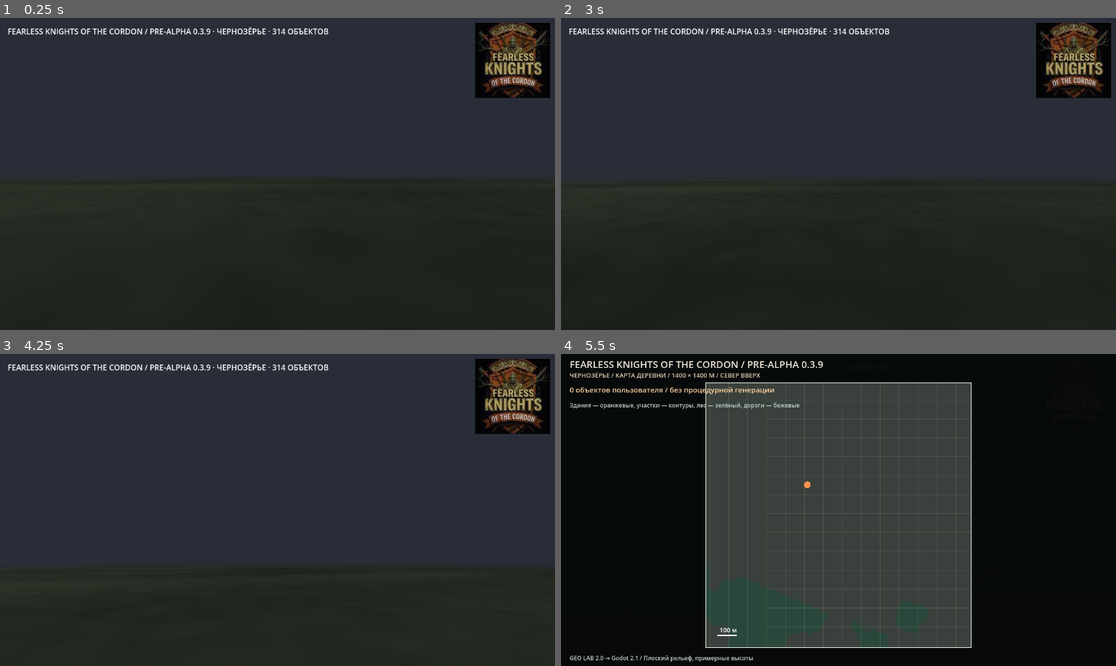
Above: before the commit, frames 1-4 (two rows, left to right).
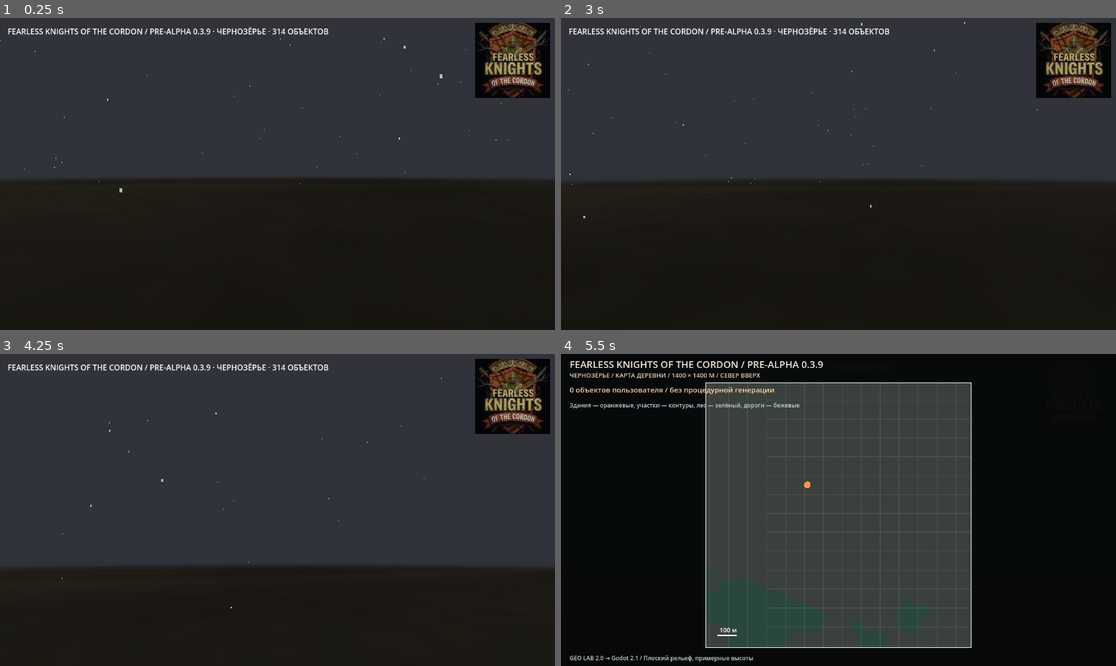
Above: after the commit, the same moments.

Repository: blacklambcult/chernozerye
Game: Godot game, scene res://main.tscn
The game is run twice, just before and just after one commit, with the same random seed, the same clock (stepped at 60 frames per second) and the same inputs.
Inputs (mouse positions are in pixels of both pictures, inside the frame that each line leads up to):
- Up to frame 1 (0.25 s): no input
- Up to frame 2 (3 s): tap Enter at 0.5, 2 s; move the mouse to (960, 158) at 0.52 s; hold D 0.53-1.28 s; tap M at 0.6, 2.85 s; click (960, 158) at 0.67 s; tap Space at 0.77, 1.25, 1.52, 2.75 s; move the mouse to (727, 189) at 1.27 s; hold S 1.28-2.03 s; tap Shift at 1.35 s; move the mouse to (894, 105) at 2.02 s; hold D 2.03-2.78 s; tap H at 2.1 s; move the mouse to (810, 236) at 2.77 s; hold W from 2.78 s (still down); click (810, 236) at 2.92 s
- Up to frame 3 (4.25 s): keep holding W; tap Space at 3.02, 3.77 s; tap Enter at 3.5 s; move the mouse to (316, 513) at 3.52 s; hold Shift from 3.53 s (still down)
- Up to frame 4 (5.5 s): keep holding W; tap Space at 4.25, 4.52 s; move the mouse to (794, 506) at 4.27 s; release Shift at 4.28 s; tap H at 4.35 s; move the mouse to (844, 510) at 5.02 s; tap M at 5.1 s; click (844, 510) at 5.17 s

The runs differ from the first frame. In frame 1, less than 0.1% of the frame differs, in the area x 0-92%, y 6-56%; in frame 2, less than 0.1%; in frame 3, less than 0.1%; in frame 4, less than 0.1%.

Commit message:
feat(november): misty late-autumn lighting, damp ground and player-following light snow

Diff:
--- a/godot/world.gd
+++ b/godot/world.gd
@@ -6,6 +6,7 @@
 const MANUAL_FILE := "res://manual_layout.json"
 const GAME_TITLE := "Fearless Knights of the Cordon"
 const GAME_STAGE := "Pre-Alpha 0.3.9"
+const SEASON := "NOVEMBER"
 const GAME_HUD_TITLE := "FEARLESS KNIGHTS OF THE CORDON / PRE-ALPHA 0.3.9 · ЧЕРНОЗЁРЬЕ · 314 ОБЪЕКТОВ"
 var manual_mode := false
 var manual_button: Button
@@ -68,6 +69,53 @@
     # Load the manual 314-object village from the first playable frame.
     # The original sector/preview buttons are no longer part of the player HUD.
     _activate_default_village()
+    _create_november_snow()
+
+func _create_november_snow() -> void:
+    # CPUParticles3D works in the GL Compatibility Web renderer. Follow the
+    # player but keep local_coords=false so falling flakes do not teleport
+    # with footsteps. No accumulating snow: November is still wet and muddy.
+    var player := get_node_or_null("Player") as CharacterBody3D
+    if player == null:
+        push_warning("November snow skipped: Player missing")
+        return
+    var snow := CPUParticles3D.new()
+    snow.name = "NovemberSnow"
+    snow.amount = 340
+    snow.lifetime = 11.0
+    snow.preprocess = 11.0
+    snow.explosiveness = 0.0
+    snow.randomness = 0.62
+    snow.local_coords = false
+    snow.emission_shape = CPUParticles3D.EMISSION_SHAPE_BOX
+    snow.emission_box_extents = Vector3(24.0, 8.0, 24.0)
+    snow.position = Vector3(0.0, 13.0, 0.0)
+    snow.direction = Vector3(0.14, -1.0, 0.09)
+    snow.spread = 13.0
+    snow.initial_velocity_min = 0.50
+    snow.initial_velocity_max = 1.05
+    snow.gravity = Vector3(0.07, -0.36, 0.03)
+    snow.scale_amount_min = 0.65
+    snow.scale_amount_max = 1.12
+    snow.visibility_aabb = AABB(Vector3(-40.0, -28.0, -40.0),
+        Vector3(80.0, 50.0, 80.0))
+    var flake := QuadMesh.new()
+    flake.size = Vector2(0.047, 0.072)
+    var snow_material := StandardMaterial3D.new()
+    snow_material.albedo_color = Color(0.84, 0.88, 0.91, 0.78)
+    snow_material.transparency = BaseMaterial3D.TRANSPARENCY_ALPHA
+    snow_material.shading_mode = BaseMaterial3D.SHADING_MODE_UNSHADED
+    snow_material.billboard_mode = BaseMaterial3D.BILLBOARD_ENABLED
+    snow_material.cull_mode = BaseMaterial3D.CULL_DISABLED
+    snow_material.no_depth_test = false
+    snow_material.depth_draw_mode = BaseMaterial3D.DEPTH_DRAW_OPAQUE_ONLY
+    flake.material = snow_material
+    snow.mesh = flake
+    player.add_child(snow)
+    snow.emitting = true
+    print("NOVEMBER_SNOW_READY: cpu=true amount=", snow.amount,
+        " follow_player=true drift=light")
+
 
 func _activate_default_village() -> void:
     if not manual_mode:
@@ -125,8 +173,8 @@
     return mat
 
 func _create_manual_ground_material() -> StandardMaterial3D:
-    # Preserve the 130 drawn features: only the base terrain between them is tinted.
-    # Coarse, non-checkerboard soil variation gives close-up detail at PS1 resolution.
+    # November: soaked brown-grey earth, almost no summer green. Geography
+    # and ground collisions remain unchanged; only color varies spatially.
     var img := Image.create(128, 128, false, Image.FORMAT_RGBA8)
     var rng := RandomNumberGenerator.new()
     rng.seed = 19961007
@@ -135,10 +183,10 @@
             var broad := sin(float(x) * 0.11) * cos(float(y) * 0.07) * 0.055
             var swirls := sin(float(x) * 0.28 + float(y) * 0.17) * 0.027
             var noise := rng.randf_range(-0.032, 0.032)
-            var value := clampf(0.49 + broad + swirls + noise, 0.34, 0.63)
-            img.set_pixel(x, y, Color(value * 0.82, value * 0.86, value * 0.72))
+            var value := clampf(0.39 + broad * 0.7 + swirls * 0.65 + noise * 0.6, 0.31, 0.48)
+            img.set_pixel(x, y, Color(value * 0.96, value * 0.87, value * 0.74))
     img.generate_mipmaps()
-    var mat := _material(Color("#a4ab9d"))
+    var mat := _material(Color("#98968c"))
     mat.albedo_texture = ImageTexture.create_from_image(img)
     mat.texture_filter = BaseMaterial3D.TEXTURE_FILTER_LINEAR_WITH_MIPMAPS
     mat.uv1_scale = Vector3(21.0, 21.0, 1.0)
@@ -607,33 +655,33 @@
     if _night_environment != null:
         _night_environment.background_mode = Environment.BG_COLOR
         # Godot Compatibility Web: artistic depth fog, not unsupported volumetric fog.
-        _night_environment.background_color = Color("#303548") if manual_mode else Color("#575b69")
+        _night_environment.background_color = Color("#303441") if manual_mode else Color("#575b69")
         _night_environment.ambient_light_source = Environment.AMBIENT_SOURCE_COLOR
-        _night_environment.ambient_light_color = Color("#a0aab2") if manual_mode else Color("#b0a9a4")
-        _night_environment.ambient_light_energy = 0.70 if manual_mode else 0.82
+        _night_environment.ambient_light_color = Color("#a1a6aa") if manual_mode else Color("#b0a9a4")
+        _night_environment.ambient_light_energy = 0.67 if manual_mode else 0.82
         _night_environment.reflected_light_source = Environment.REFLECTION_SOURCE_DISABLED if manual_mode else Environment.REFLECTION_SOURCE_BG
         _night_environment.glow_enabled = false
-        _night_environment.tonemap_exposure = 1.04 if manual_mode else 1.0
+        _night_environment.tonemap_exposure = 1.01 if manual_mode else 1.0
         _night_environment.fog_enabled = true
         _night_environment.fog_mode = Environment.FOG_MODE_DEPTH if manual_mode else Environment.FOG_MODE_EXPONENTIAL
-        _night_environment.fog_light_color = Color("#3b4150") if manual_mode else Color("#676976")
-        _night_environment.fog_light_energy = 0.47 if manual_mode else 1.0
+        _night_environment.fog_light_color = Color("#444951") if manual_mode else Color("#676976")
+        _night_environment.fog_light_energy = 0.50 if manual_mode else 1.0
         _night_environment.fog_sun_scatter = 0.0
         _night_environment.fog_aerial_perspective = 0.0
         _night_environment.fog_density = 0.88 if manual_mode else 0.0018
         _night_environment.fog_depth_begin = 28.0 if manual_mode else 24.0
-        _night_environment.fog_depth_end = 162.0 if manual_mode else 118.0
+        _night_environment.fog_depth_end = 148.0 if manual_mode else 118.0
         _night_environment.fog_depth_curve = 1.3
         _night_environment.fog_height = 0.8 if manual_mode else 0.0
         _night_environment.fog_height_density = 0.017 if manual_mode else 0.0
     if _sun_light != null:
-        _sun_light.light_energy = 0.52 if manual_mode else 1.05
+        _sun_light.light_energy = 0.48 if manual_mode else 1.05
         _sun_light.light_specular = 0.0
-        _sun_light.light_color = Color("#a1acb8") if manual_mode else Color("#f0b69a")
+        _sun_light.light_color = Color("#a3a8b0") if manual_mode else Color("#f0b69a")
         # The shadow map produced hard triangular streaks across the road and low-poly trees.
         _sun_light.shadow_enabled = not manual_mode
     if manual_mode:
-        print("MANUAL_NO_GLARE_READY: ambient=0.70, moon=0.52, fog_light=0.47, exposure=1.04")
+        print("MANUAL_NO_GLARE_READY: ambient=0.67, moon=0.48, fog_light=0.50, exposure=1.01")
     print("MANUAL_NIGHT_READY: ", manual_mode,
         " fog=", _night_environment.fog_mode if _night_environment != null else "MISSING_ENV",
         " glow=", _night_environment.glow_enabled if _night_environment != null else "MISSING_ENV",
